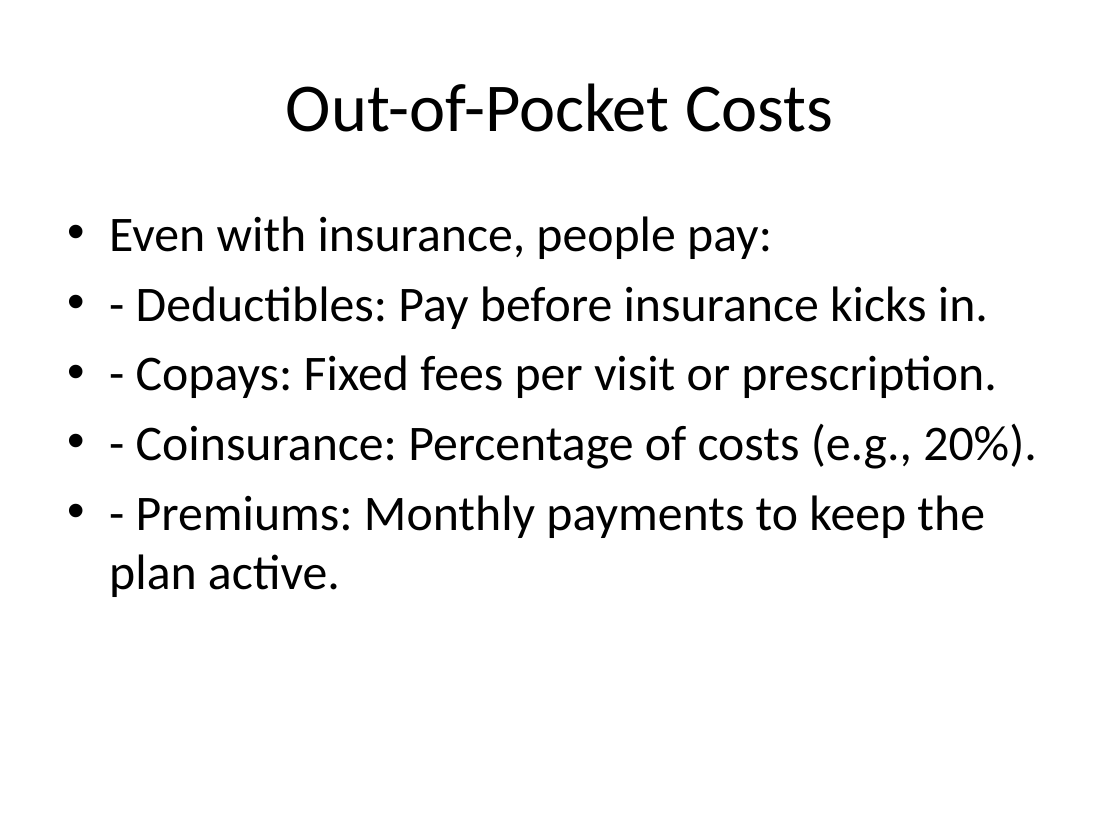
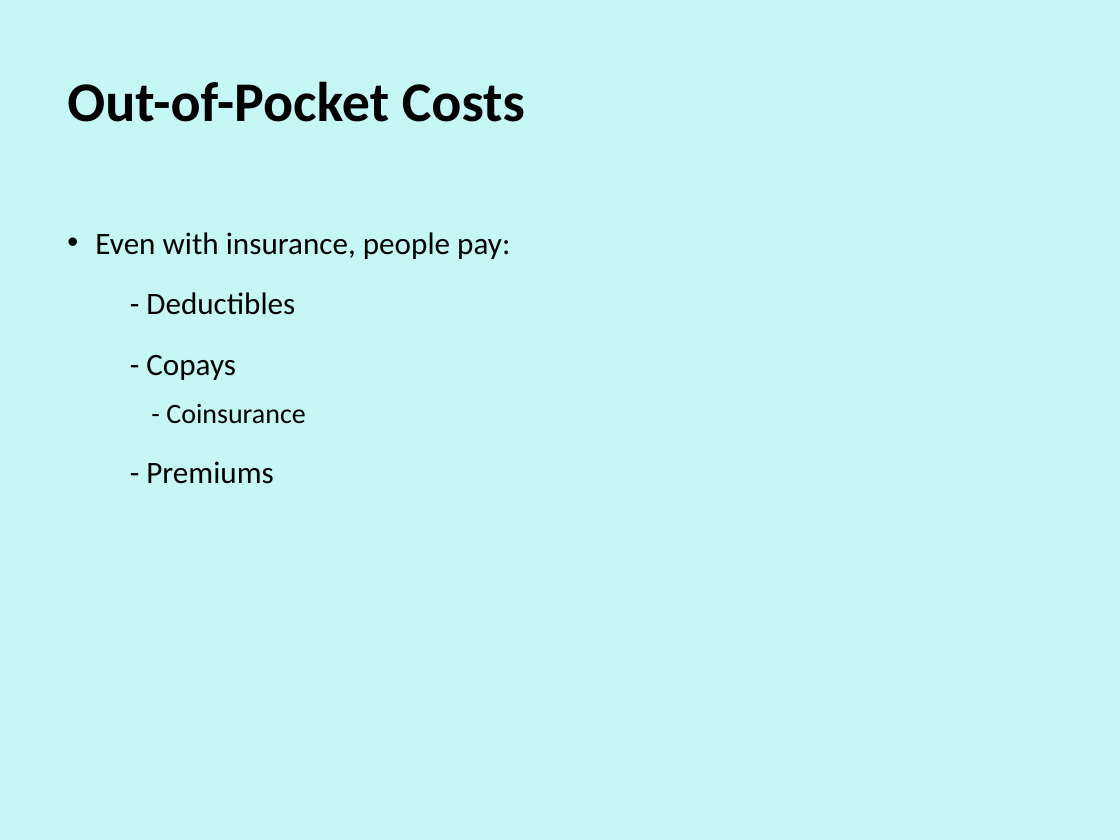
Before and after one commit to Navee090603/RRS, a slide deck: slide 4 of US_Healthcare_Overview.pptx (slide 3 before the commit). Drawn at 1120x840 pixels with LibreOffice and Linux fonts; fonts in the diff are those of the drawing. Boxes give left, top, right and bottom in pixels: in the first picture for what was removed or moved away, otherwise in the second. Text is boxed around its words. In the diff, an @@ line names an element or a change of style, - is before the commit and + after.

```diff
--- a/US_Healthcare_Overview.pptx
+++ b/US_Healthcare_Overview.pptx
@@ background #FFFFFF to #C5F7F6 @@
@@ title "Out-of-Pocket Costs": place and size @@
-title "Out-of-Pocket Costs" at [286, 83, 833, 132]
+title "Out-of-Pocket Costs" at [67, 81, 525, 122]
@@ title "Out-of-Pocket Costs" at [67, 81, 525, 122]: size 44 to 36 pt, bold on; alignment centre to left; line spacing 1 to 0.9; vertical alignment middle to top @@
@@ text "Even with insurance, people pay:": place and size @@
-text "Even with insurance, people pay:" at [109, 216, 1037, 597]
+text "Even with insurance, people pay:" at [95, 232, 510, 484]
@@ text at [95, 232, 510, 259]: size 32 to 20 pt in "Even with insurance, people pay:"; indent changed; line spacing 1 to 1.2; more space between paragraphs @@
@@ text at [146, 292, 305, 484]: text changed; size 32 to 20 pt @@
-• - Deductibles: Pay before insurance kicks in.
-• - Copays: Fixed fees per visit or prescription.
-• - Coinsurance: Percentage of costs (e.g., 20%).
-• - Premiums: Monthly payments to keep the plan active.
+- Deductibles
+- Copays
+  - Coinsurance
+- Premiums
```
Also in this commit, not shown: 4 other slides changed, 1 slide added.
